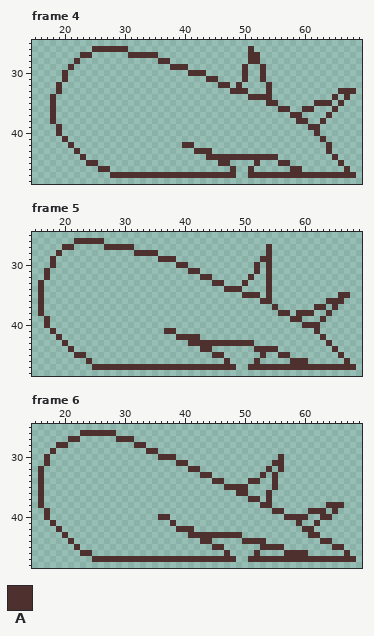
Pixel-art file: OpenGL/Content/images/root_0.aseprite. This is how it looked before the edit.
96x80 pixels, 15 frames. Shown: frame 4: x 15..69, y 25..48; frame 5: x 15..69, y 25..48; frame 6: x 15..69, y 25..48. The commit also changed other frames, which this record leaves out.
Palette (. is transparent): A #4e312f
The same view after the edit:
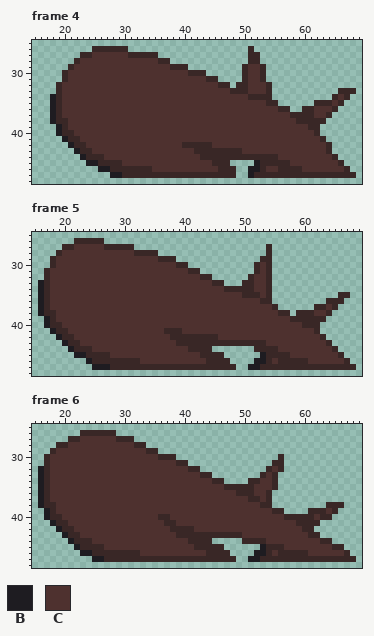
Colours new in this view: B #1e1c21  C #4e312f
Commit: Added the shading. Gonna add the detail next.
What changed:
@@ palette @@
-A #4e312f
+A #392726
--- frame 4
@@ x 15..69 @@
 26 ..........AAAAAA....................A..................
-27 ........AA......AAAAA...............AA.................
-28 .......A.............AA.............AA.................
-29 ......A................AAA.........A..A................
-30 .....A....................AAA......A..A................
-31 .....A.......................AA....A..A................
-32 ....A..........................AA.A....A...............
-33 ....A............................AAA...A...........AAA.
-34 ...A................................AAAA..........A.A..
-35 ...A...................................AA......AAA.A...
-36 ...A.....................................AA..AA...A....
-37 ...A.......................................AA....A.....
-38 ...A........................................AA..A......
-39 ....A.........................................AA.......
-40 ....A..........................................A.......
-41 .....A..........................................A......
-42 ......A..................AA......................A.....
-43 .......A...................AAA...................A.....
-44 ........A....................AAAAAAAAAAAA.........A....
-45 .........AA....................AA....A...AA........A...
-46 ...........AA....................A..A......AA.......A..
-47 .............AAAAAAAAAAAAAAAAAAAAA..AAAAAAAAAAAAAAAAAA.
+27 ........AACCCCCCAAAAA...............AA.................
+28 .......ACCCCCCCCCCCCCAA.............AA.................
+29 ......ACCCCCCCCCCCCCCCCAAA.........ACCA................
+30 .....ACCCCCCCCCCCCCCCCCCCCAAA......ACCA................
+31 .....ACCCCCCCCCCCCCCCCCCCCCCCAA....ACCA................
+32 ....ACCCCCCCCCCCCCCCCCCCCCCCCCCAA.AACCCA...............
+33 ....ACCCCCCCCCCCCCCCCCCCCCCCCCCCCAAACCCA...........AAA.
+34 ...BACCCCCCCCCCCCCCCCCCCCCCCCCCCCCCCAAAA..........ACA..
+35 ...BACCCCCCCCCCCCCCCCCCCCCCCCCCCCCCCCCCAA......AAACA...
+36 ...BACCCCCCCCCCCCCCCCCCCCCCCCCCCCCCCCCCCCAA..AACCCA....
+37 ...BACCCCCCCCCCCCCCCCCCCCCCCCCCCCCCCCCCCCCCAAAACCA.....
+38 ...BAACCCCCCCCCCCCCCCCCCCCCCCCCCCCCCCCCCCCCCAAAAA......
+39 ....BACCCCCCCCCCCCCCCCCCCCCCCCCCCCCCCCCCCCCCCCAA.......
+40 ....BAACCCCCCCCCCCCCCCCCCCCCCCCCCCCCCCCCCCCCCCCA.......
+41 .....BAACCCCCCCCCCCCCCCCCCCCCCCCCCCCCCCCCCCCCCCCA......
+42 ......BAACCCCCCCCCCCCCCCCAAAAACCCCCCCCCCCCCCCCCCCA.....
+43 .......BAACCCCCCCCCCCCCCCCCAAAAAAAACCCCCCCCCCCCCCA.....
+44 ........BAAACCCCCCCCCCCCCCCCAAAAAAAAAAAAACCCCCCCCCA....
+45 .........BBAAAACCCCCCCCCCCCCCCAAA....BAAAAACCCCCCCCA...
+46 ...........BBAAAAAAACCCCCCCCCCCAAA..BBACCAAAACCCCCCCA..
+47 .............BBAAAAAAAAAAAAAAAAAAA..BAAAAAAAAAAAAAAAAA.
 48 .......................................................
--- frame 5
@@ x 15..69 @@
 26 .......AAAAA...........................................
-27 .....AA.....AAAAA......................A...............
-28 ....A............AAAA..................A...............
-29 ...A.................AAA..............AA...............
-30 ...A....................AA...........A.A...............
-31 ..A.......................AA.........A.A...............
-32 ..A.........................AA......A..A...............
-33 .A............................AA...A...A...............
-34 .A..............................AAA....A...............
-35 .A.................................AAA.A...........AA..
-36 .A....................................AA.........AAA...
-37 .A......................................A......AA.A....
-38 .A.......................................AA.AAA..A.....
-39 ..A........................................AA...A......
-40 ..A..........................................AAA.......
-41 ...A..................AA.......................A.......
-42 ....A...................AAAA....................A......
-43 .....A....................AAAAAAAAAAA............A.....
-44 ......A.....................AA.......AAAA.........A....
-45 .......AA.....................AA......A..AA........A...
-46 .........A......................A....A.....AAA......A..
-47 ..........AAAAAAAAAAAAAAAAAAAAAAAA..AAAAAAAAAAAAAAAAAA.
+27 .....AACCCCCAAAAA......................A...............
+28 ....ACCCCCCCCCCCCAAAA..................A...............
+29 ...ACCCCCCCCCCCCCCCCCAAA..............AA...............
+30 ...ACCCCCCCCCCCCCCCCCCCCAA...........ACA...............
+31 ..ACCCCCCCCCCCCCCCCCCCCCCCAA.........ACA...............
+32 ..ACCCCCCCCCCCCCCCCCCCCCCCCCAA......ACCA...............
+33 .BACCCCCCCCCCCCCCCCCCCCCCCCCCCAA...AACCA...............
+34 .BACCCCCCCCCCCCCCCCCCCCCCCCCCCCCAAAAACCA...............
+35 .BACCCCCCCCCCCCCCCCCCCCCCCCCCCCCCCCAAACA...........AA..
+36 .BACCCCCCCCCCCCCCCCCCCCCCCCCCCCCCCCCCCAA.........AAA...
+37 .BACCCCCCCCCCCCCCCCCCCCCCCCCCCCCCCCCCCCCA......AACA....
+38 .BAACCCCCCCCCCCCCCCCCCCCCCCCCCCCCCCCCCCCCAA.AAACCA.....
+39 ..BACCCCCCCCCCCCCCCCCCCCCCCCCCCCCCCCCCCCCCCAAAAAA......
+40 ..BAACCCCCCCCCCCCCCCCCCCCCCCCCCCCCCCCCCCCCCCCAAA.......
+41 ...BAACCCCCCCCCCCCCCCCAAACCCCCCCCCCCCCCCCCCCCCCA.......
+42 ....BAACCCCCCCCCCCCCCCCAAAAAAAACCCCCCCCCCCCCCCCCA......
+43 .....BAACCCCCCCCCCCCCCCCAAAAAAAAAAAAAAACCCCCCCCCCA.....
+44 ......BAAACCCCCCCCCCCCCCCCAAAA.......AAAACCCCCCCCCA....
+45 .......BBAAAACCCCCCCCCCCCCCCAAAA......BAAAACCCCCCCCA...
+46 .........BAAAAAAAACCCCCCCCCCCAAAA....BBACAAAAACCCCCCA..
+47 ..........BBBAAAAAAAAAAAAAAAAAAAAA..BBAAAAAAAAAAAAAAAA.
 48 .......................................................
--- frame 6
@@ x 15..69 @@
 26 ........AAAAAA.........................................
-27 ......AA......AAA......................................
-28 ....AA...........AA....................................
-29 ...A...............AA..................................
-30 ..A..................AAA.................A.............
-31 ..A.....................AA..............AA.............
-32 .A........................AA...........A.A.............
-33 .A..........................AA........A.A..............
-34 .A............................AA....AA..A..............
-35 .A..............................AAAA....A..............
-36 .A................................AA...A...............
-37 .A..................................AA.A...............
-38 .A....................................AA.........AAA...
-39 ..A.....................................AA....AAA.A....
-40 ..A..................AA...................AAAA..AA.....
-41 ...A...................A....................A..A.......
-42 ....A...................AAA..................AA........
-43 .....A....................AAAAAAAAA...........AA.......
-44 ......A.....................AA.....AAAA.........AA.....
-45 .......A......................AA......AAAA........AA...
-46 ........AA......................A....A....AAAA......A..
-47 ..........AAAAAAAAAAAAAAAAAAAAAAAA..AAAAAAAAAAAAAAAAAA.
+27 ......AACCCCCCAAA......................................
+28 ....AACCCCCCCCCCCAA....................................
+29 ...ACCCCCCCCCCCCCCCAA..................................
+30 ..ACCCCCCCCCCCCCCCCCCAAA.................A.............
+31 ..ACCCCCCCCCCCCCCCCCCCCCAA..............AA.............
+32 .BACCCCCCCCCCCCCCCCCCCCCCCAA...........ACA.............
+33 .BACCCCCCCCCCCCCCCCCCCCCCCCCAA........ACA..............
+34 .BACCCCCCCCCCCCCCCCCCCCCCCCCCCAA....AACCA..............
+35 .BACCCCCCCCCCCCCCCCCCCCCCCCCCCCCAAAAACCCA..............
+36 .BACCCCCCCCCCCCCCCCCCCCCCCCCCCCCCCAAACCA...............
+37 .BACCCCCCCCCCCCCCCCCCCCCCCCCCCCCCCCCAACA...............
+38 .BAACCCCCCCCCCCCCCCCCCCCCCCCCCCCCCCCCCAA.........AAA...
+39 ..BACCCCCCCCCCCCCCCCCCCCCCCCCCCCCCCCCCCCAA....AAACA....
+40 ..BAACCCCCCCCCCCCCCCCAACCCCCCCCCCCCCCCCCCCAAAAACAA.....
+41 ...BAACCCCCCCCCCCCCCCCAACCCCCCCCCCCCCCCCCCCCAAAA.......
+42 ....BAACCCCCCCCCCCCCCCCAAAACCCCCCCCCCCCCCCCCCAA........
+43 .....BAACCCCCCCCCCCCCCCCAAAAAAAAAAACCCCCCCCCCCAA.......
+44 ......BAAACCCCCCCCCCCCCCCCAAAA.....AAAACCCCCCCCCAA.....
+45 .......BAAAACCCCCCCCCCCCCCCAAAAA......BAAACCCCCCCCAA...
+46 ........BBAAAAAAAACCCCCCCCCCCAAAA....BBACAAAAACCCCCCA..
+47 ..........BBAAAAAAAAAAAAAAAAAAAAAA..BBAAAAAAAAAAAAAAAA.
 48 .......................................................
Where, in picture pixels (left, top, right, bottom), the same in both pictures:
changed: (50, 46, 356, 178)
changed: (38, 238, 356, 370)
changed: (38, 430, 356, 562)
